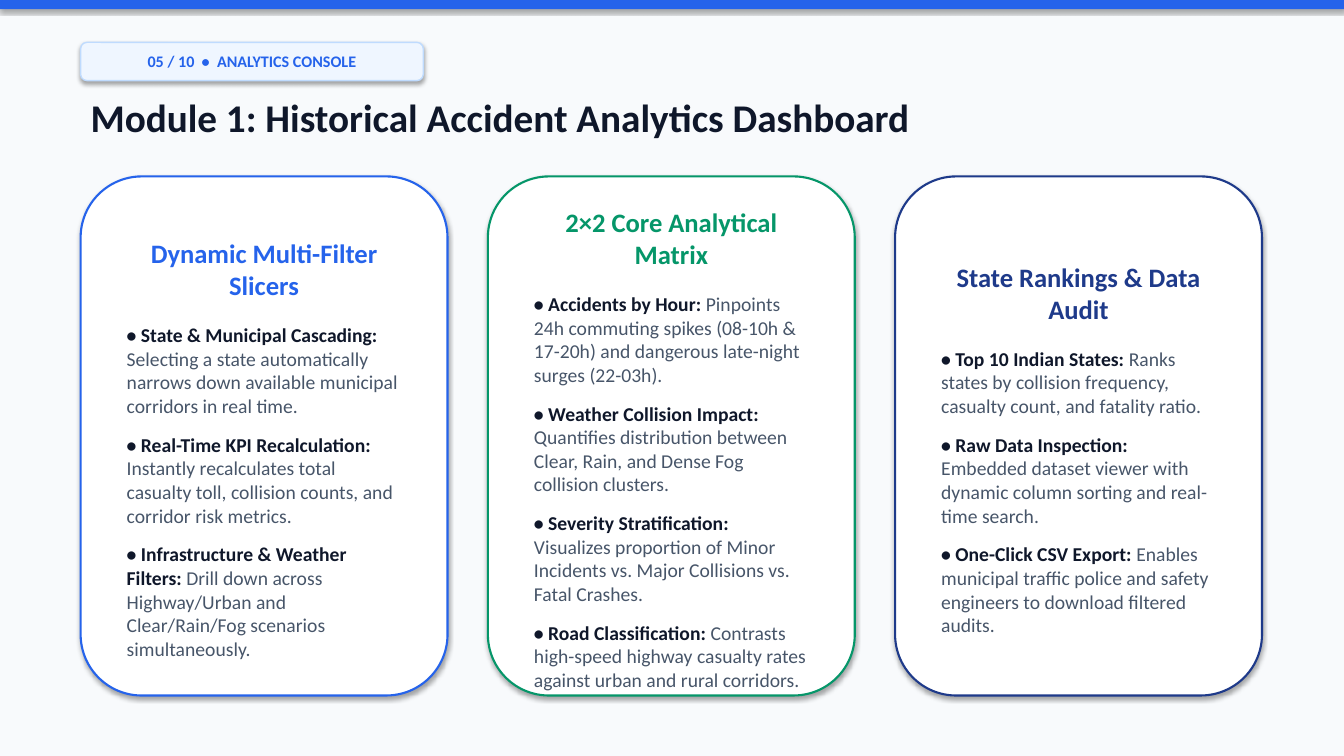
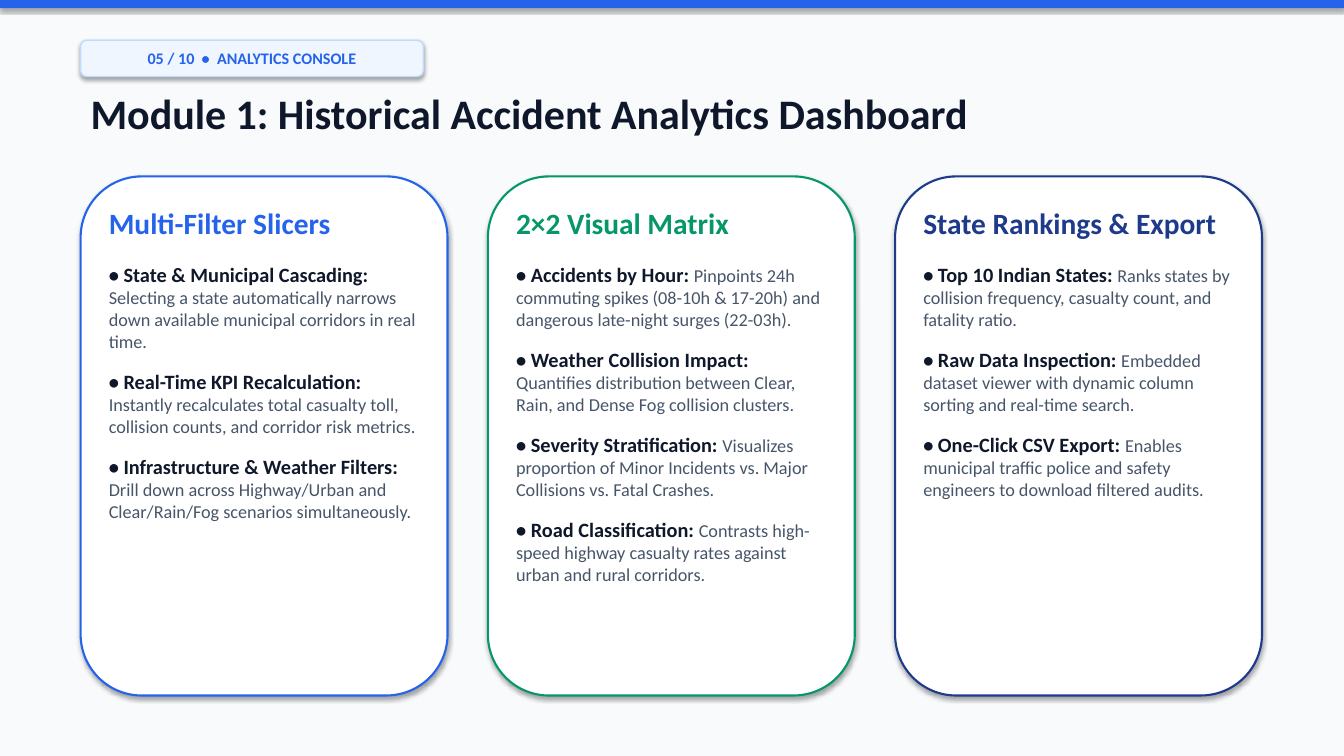
Before and after one commit to igris-bit/Road-Accident-Pattern-Analysis, a slide deck: slide 5 of docs/presentation/Road_Accident_Pattern_Analysis_Presentation.pptx. Drawn at 1344x756 pixels with LibreOffice and Linux fonts; fonts in the diff are those of the drawing. Boxes give left, top, right and bottom in pixels: in the first picture for what was removed or moved away, otherwise in the second. Text is boxed around its words. In the diff, an @@ line names an element or a change of style, - is before the commit and + after.

Commit message:
Refine PPT layout with modular member cards, increased font sizes, and top-aligned concise text

```diff
--- a/docs/presentation/Road_Accident_Pattern_Analysis_Presentation.pptx
+++ b/docs/presentation/Road_Accident_Pattern_Analysis_Presentation.pptx
@@ text "Module 1: Historical Accident Analytics ..." at (91,99,968,136): size 28 to 30 pt @@
@@ text "2×2 Visual Matrix" at (516,213,820,581): vertical alignment middle to top; fill #FFFFFF to none; outline #059669 1.5 pt to none; shadow off @@
@@ rounded rectangle added at (488,176,855,696), fill #FFFFFF, outline #059669 1.5 pt @@
@@ 2 texts, 1 rounded rectangle: place and size @@
-2 texts, 1 rounded rectangle at (81,42,1262,696)
+2 texts, 1 rounded rectangle at (81,40,1230,581)
@@ text "State Rankings & Export" at (923,213,1230,499): vertical alignment middle to top; fill #FFFFFF to none; outline #1E3A8A 1.5 pt to none; shadow off @@
@@ rounded rectangle added at (895,176,1262,696), fill #FFFFFF, outline #1E3A8A 1.5 pt @@
@@ text added at (109,213,416,521), 13 pt, text #475569 @@
+Multi-Filter Slicers
+• State & Municipal Cascading: Selecting a state automatically narrows down available municipal corridors in real time.
+• Real-Time KPI Recalculation: Instantly recalculates total casualty toll, collision counts, and corridor risk metrics.
+• Infrastructure & Weather Filters: Drill down across Highway/Urban and Clear/Rain/Fog scenarios simultaneously.
@@ text at (516,213,728,235): text changed; size 19 to 21 pt @@
-2×2 Core Analytical Matrix
+2×2 Visual Matrix
@@ text at (923,213,1216,239): text changed; size 19 to 21 pt @@
-State Rankings & Data Audit
+State Rankings & Export
@@ text in rounded rectangle at (127,244,398,659): text removed @@
-Dynamic Multi-Filter Slicers
-• State & Municipal Cascading: Selecting a state automatically narrows down available municipal corridors in real time.
-• Real-Time KPI Recalculation: Instantly recalculates total casualty toll, collision counts, and corridor risk metrics.
-• Infrastructure & Weather Filters: Drill down across Highway/Urban and Clear/Rain/Fog scenarios simultaneously.
@@ text at (516,267,820,581): size 14 to 14.5 pt in "• Accidents by Hour:", "• Weather Collision Impact:", "• Severity Stratification:", "• Road Classification:"; size 14 to 13 pt in "Pinpoints 24h commuting spikes (08-10h & 17-20h) ...", "Quantifies distribution between Clear, Rain, and Dense ...", "Visualizes proportion of Minor Incidents vs. Major ...", "Contrasts high-speed highway casualty rates against urban ..."; more space between paragraphs @@
@@ text at (923,267,1230,499): size 14 to 14.5 pt in "• Top 10 Indian States:", "• Raw Data Inspection:", "• One-Click CSV Export:"; size 14 to 13 pt in "Ranks states by collision frequency, casualty count, ...", "Embedded dataset viewer with dynamic column sorting ...", "Enables municipal traffic police and safety engineers ..."; more space between paragraphs @@
```
Also in this commit, not shown: 9 other slides changed.
